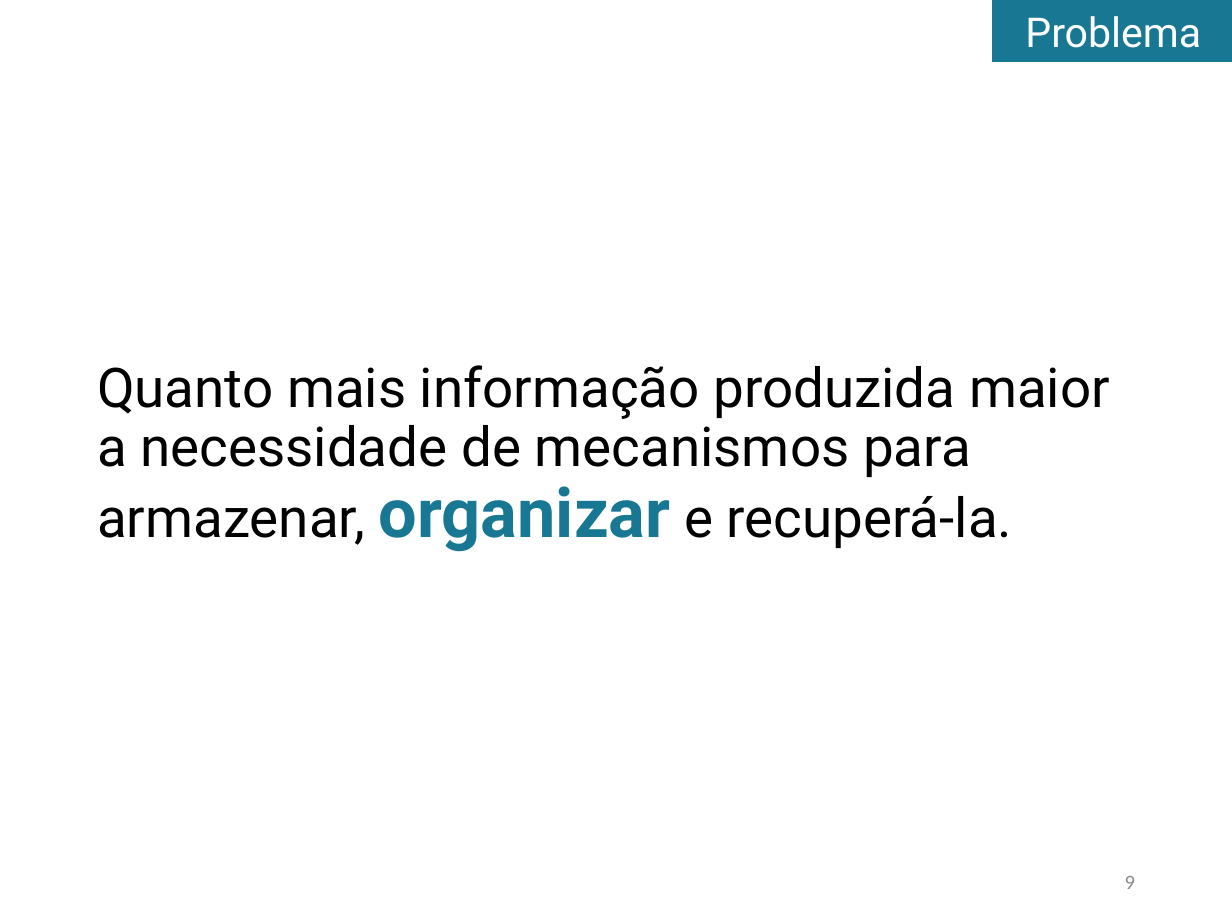
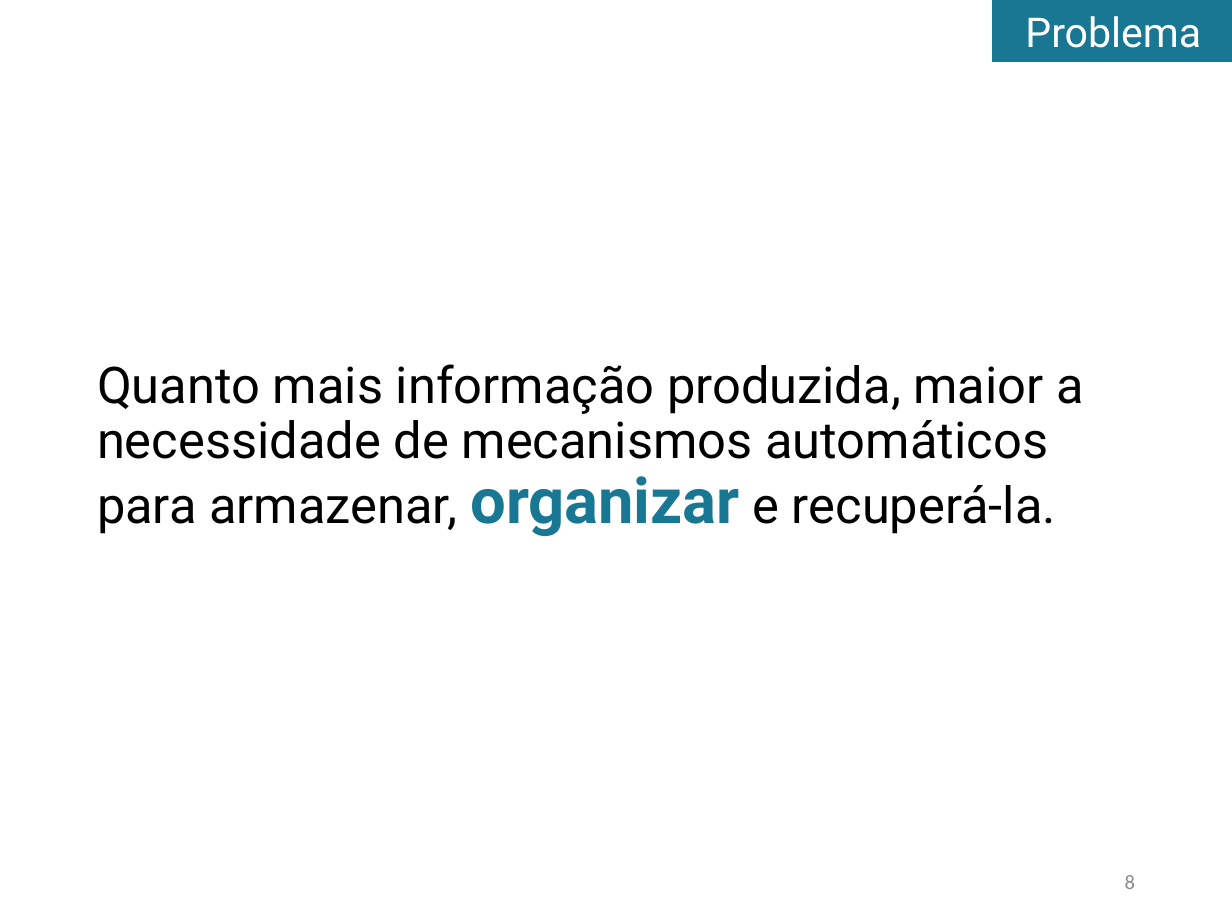
Before and after one commit to tomferreira/mac499, a slide deck: slide 8 of apresentacao/Apresentacao.pptx (slide 9 before the commit). Drawn at 1232x924 pixels with LibreOffice and Linux fonts; fonts in the diff are those of the drawing. Boxes give left, top, right and bottom in pixels: in the first picture for what was removed or moved away, otherwise in the second. Text is boxed around its words. In the diff, an @@ line names an element or a change of style, - is before the commit and + after.

Commit message:
Mais alguns slides

```diff
--- a/apresentacao/Apresentacao.pptx
+++ b/apresentacao/Apresentacao.pptx
@@ text at <box>97,364,1083,536</box>: text changed; size 32 to 29.6 pt @@
-Quanto mais informação produzida maior a necessidade de mecanismos para armazenar, organizar e recuperá-la.
+Quanto mais informação produzida, maior a necessidade de mecanismos automáticos para armazenar, organizar e recuperá-la.
@@ page number at <box>1125,875,1135,889</box>: text changed @@
-9
+8
```
Also in this commit, not shown: 21 other slides changed, 15 slides added, 2 slides removed.
